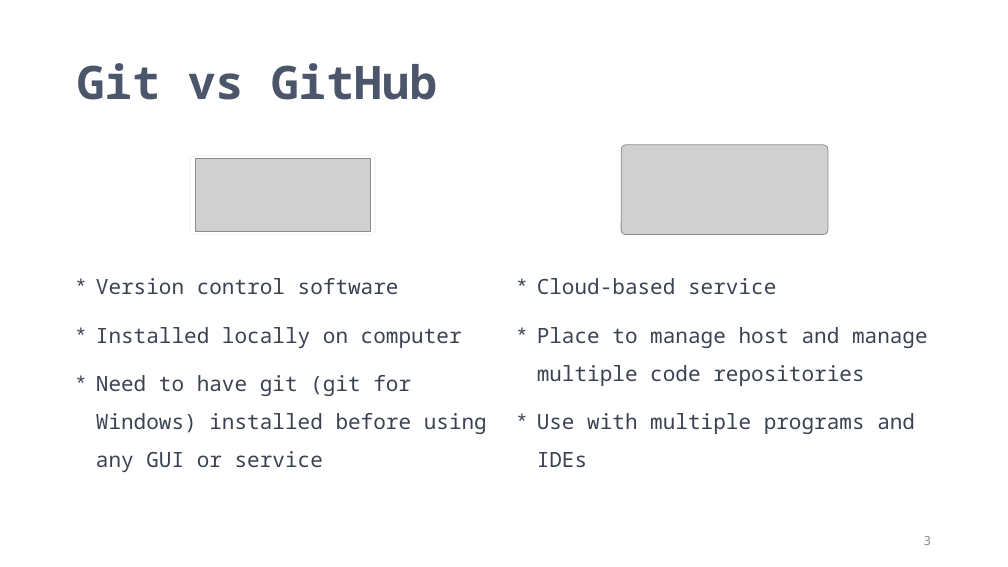
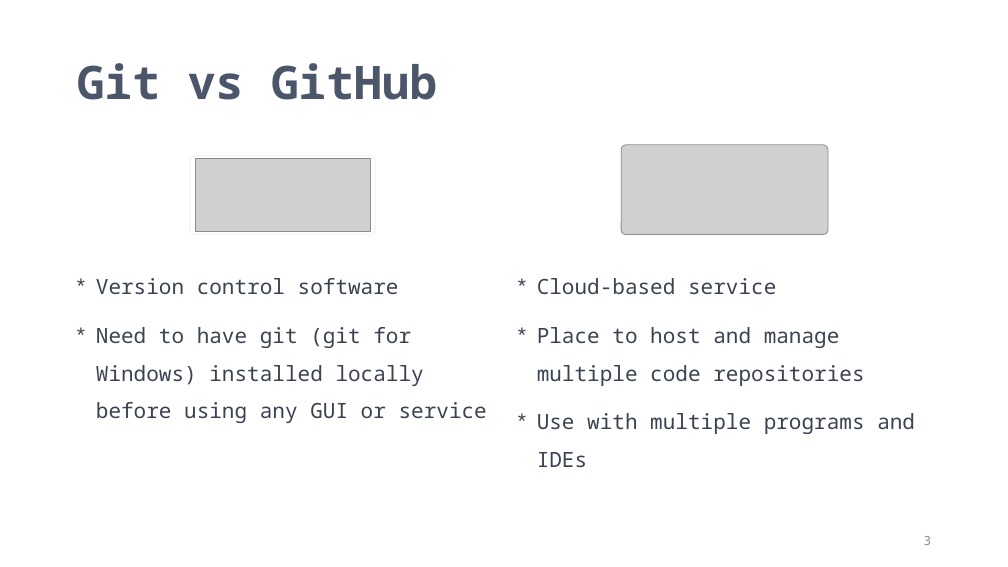
Before and after one commit to PIFSCstockassessments/SAP_github_workflow, a slide deck: slide 3 of docs/GitHub Workflow for SAP.pptx. Drawn at 1008x567 pixels with LibreOffice and Linux fonts; fonts in the diff are those of the drawing; grey boxes stand for pictures. Boxes give left, top, right and bottom in pixels: in the first picture for what was removed or moved away, otherwise in the second. Text is boxed around its words. In the diff, an @@ line names an element or a change of style, - is before the commit and + after.

Commit message:
final changes

```diff
--- a/docs/GitHub Workflow for SAP.pptx
+++ b/docs/GitHub Workflow for SAP.pptx
@@ text at (x1=96, y1=327, x2=487, y2=423): text changed @@
-* Installed locally on computer
-* Need to have git (git for Windows) installed before using any GUI or service
+* Need to have git (git for Windows) installed locally before using any GUI or service
@@ text at (x1=537, y1=327, x2=864, y2=386): text changed @@
-* Place to manage host and manage multiple code repositories
+* Place to host and manage multiple code repositories
```
Also in this commit, not shown: 3 other slides changed.
